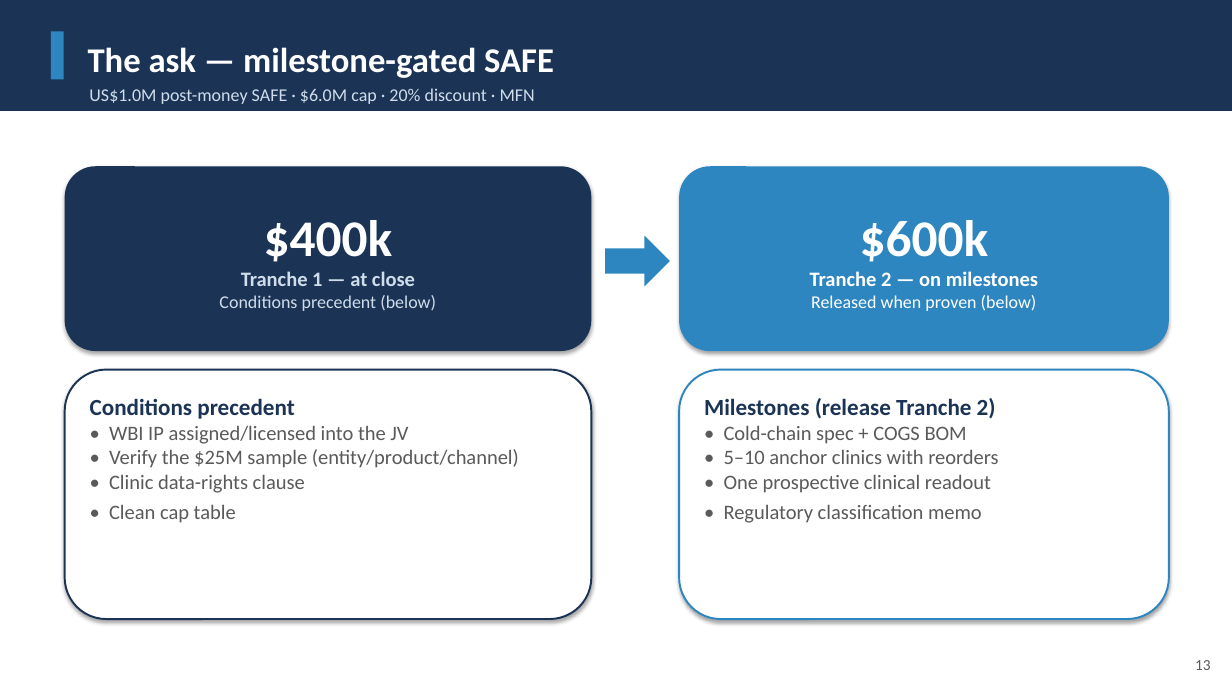
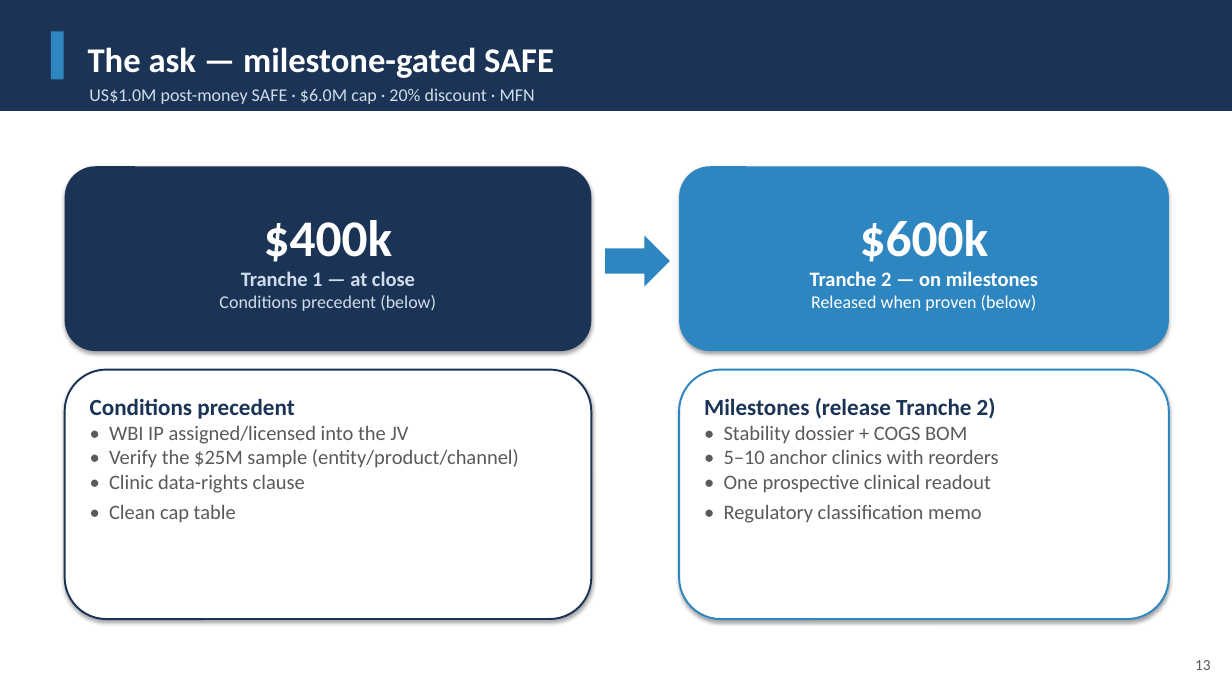
Before and after one commit to leicatam/gamification, a slide deck: slide 13 of synexo/Synapep_Investor_Deck.pptx. Drawn at 1232x693 pixels with LibreOffice and Linux fonts; fonts in the diff are those of the drawing. Boxes give left, top, right and bottom in pixels: in the first picture for what was removed or moved away, otherwise in the second. Text is boxed around its words. In the diff, an @@ line names an element or a change of style, - is before the commit and + after.

```diff
--- a/synexo/Synapep_Investor_Deck.pptx
+++ b/synexo/Synapep_Investor_Deck.pptx
@@ text in rounded rectangle at (x1=724, y1=425, x2=998, y2=523): text changed @@
-• Cold-chain spec + COGS BOM
-• 5–10 anchor clinics with reorders
-• One prospective clinical readout
-• Regulatory classification memo
+• Stability dossier + COGS BOM
+• 5–10 anchor clinics with reorders
+• One prospective clinical readout
+• Regulatory classification memo
```
Also in this commit, not shown: 1 other slide changed, 23 other files.
